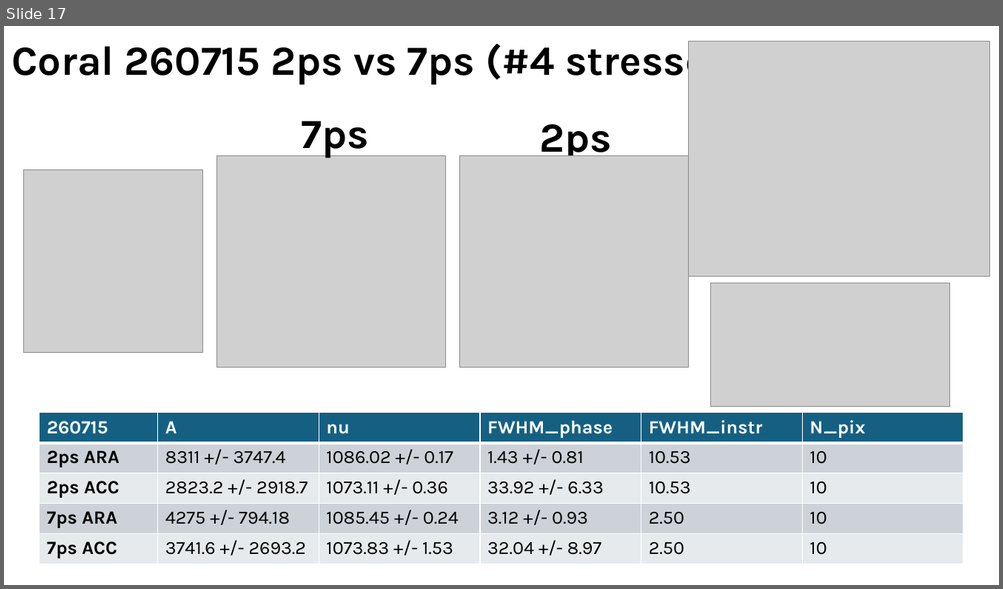
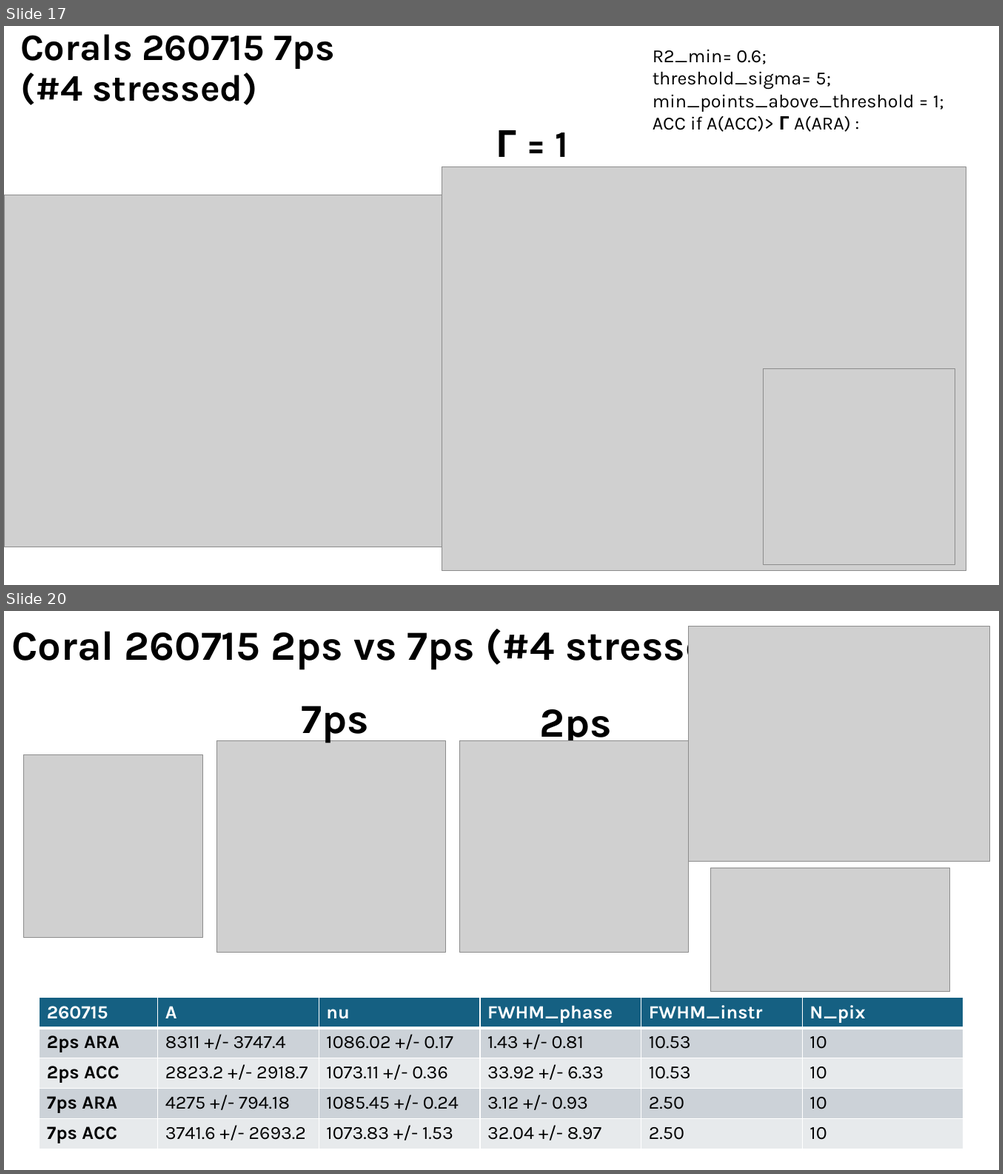
Before and after one commit to sachabuc/SRS_analysis, a slide deck: meetings/reu_151026_figures_papiers.pptx. Shown one above the other, each under a label of ours: slide 17 before the commit, slides 17 and 20 after it; the slides between them are not shown. The pictures are 1003x589 and 1003x1174 pixels, drawn with LibreOffice and Linux fonts; fonts in the diff are those of the drawing; grey boxes stand for pictures. Boxes give left, top, right and bottom in pixels: in the first picture for what was removed or moved away, otherwise in the second. Text is boxed around its words. In the diff, an @@ line names an element or a change of style, - is before the commit and + after.

```diff
--- a/meetings/reu_151026_figures_papiers.pptx
+++ b/meetings/reu_151026_figures_papiers.pptx
@@ slide 17 added at (4,26,999,585), background #FFFFFF @@
@@ title added at (20,34,334,105), 36 pt, text #000000, bold @@
+Corals 260715 7ps (#4 stressed)
@@ text added at (652,49,944,132), 18 pt, text #000000 @@
+R2_min= 0.6;
+threshold_sigma= 5;
+min_points_above_threshold = 1;
+ACC if A(ACC)> Γ A(ARA) :
@@ text added at (495,130,569,167), 36 pt, text #000000, bold @@
+Γ = 1
@@ picture added at (441,167,966,571) @@
@@ picture added at (4,195,441,548) @@
@@ picture added at (763,369,956,565) @@
@@ what was slide 17 is now slide 20 @@
```
Also in this commit, not shown: 10 slides changed, 3 other slides added, 3 slides removed, 16 other files.
